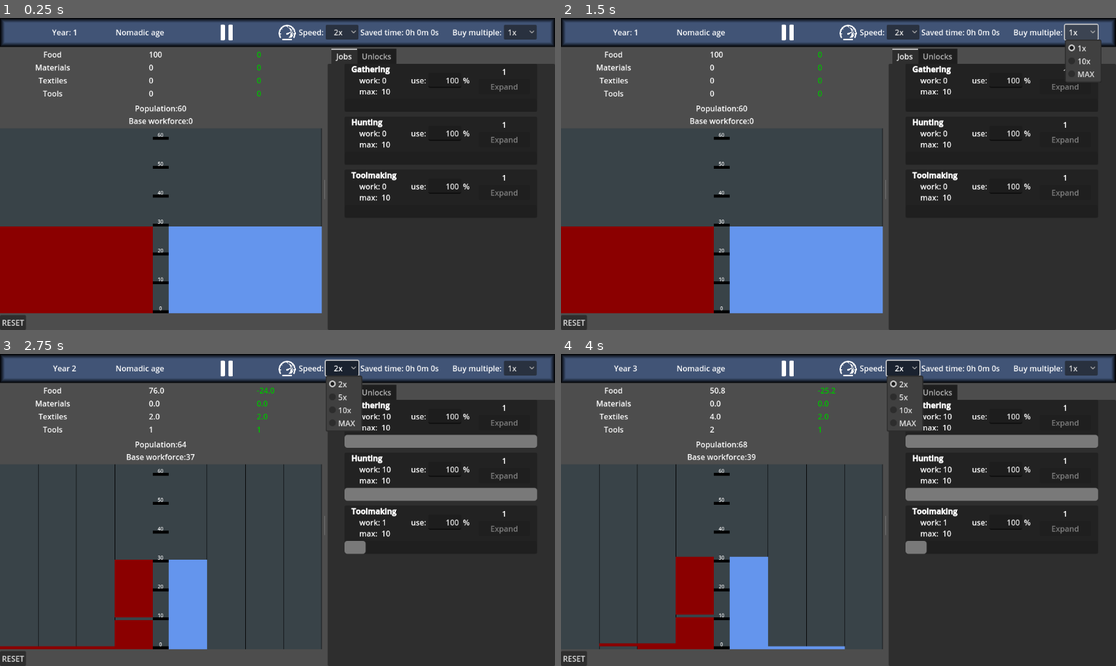
Above: before the commit, frames 1-4 (two rows, left to right).
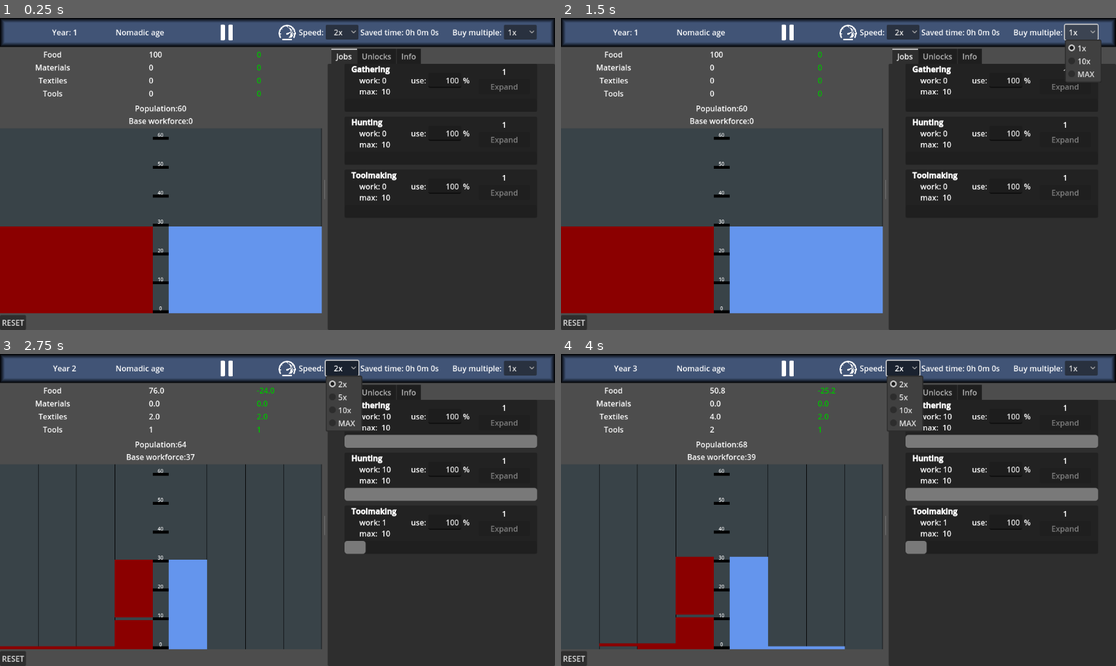
Above: after the commit, the same moments.

Repository: drahosh/bootstrap-civilization
Game: Godot game, scene res://main/main.tscn
Same seed, same stepped clock (60 frames per second), same inputs: the game is played once before the commit and once after it.
Inputs:
- Up to frame 1 (0.25 s): no input
- Up to frame 2 (1.5 s): click "2x" at 0.5 s; click "1x" at 1.25 s
- Up to frame 3 (2.75 s): click "2x" at 2 s
- Up to frame 4 (4 s): click "1x" at 2.75 s; click "2x" at 3.5 s

The runs differ from the first frame. In frame 1, 0.2% of the frame differs, in the area x 71-76%, y 9-15%; in frame 2, 0.2%; in frame 3, 0.2%; in frame 4, 0.2%.

Commit message:
info tab base
simple info tab, for pre-demo purposes

Diff:
--- /dev/null
+++ b/main/info_tab.tscn
@@ -0,0 +1,103 @@
+[gd_scene format=3 uid="uid://dgkftjh4cb68f"]
+
+[node name="InfoTab" type="TabContainer"]
+anchors_preset = 15
+anchor_right = 1.0
+anchor_bottom = 1.0
+grow_horizontal = 2
+grow_vertical = 2
+size_flags_horizontal = 3
+size_flags_vertical = 3
+current_tab = 4
+
+[node name="You" type="MarginContainer" parent="."]
+visible = false
+layout_mode = 2
+theme_override_constants/margin_left = 10
+theme_override_constants/margin_top = 10
+theme_override_constants/margin_right = 10
+theme_override_constants/margin_bottom = 0
+metadata/_tab_index = 0
+
+[node name="RichTextLabel" type="RichTextLabel" parent="You"]
+layout_mode = 2
+text = "Your conciousness begins.
+ You don't know what you are. You can sense, though you don't know how, some people.
+You realize you can influence them. You realize you are in them. Multiply them to increase your power."
+
+[node name="Resources" type="MarginContainer" parent="."]
+visible = false
+layout_mode = 2
+theme_override_constants/margin_left = 10
+theme_override_constants/margin_top = 10
+theme_override_constants/margin_right = 10
+theme_override_constants/margin_bottom = 0
+metadata/_tab_index = 1
+
+[node name="RichTextLabel" type="RichTextLabel" parent="Resources"]
+layout_mode = 2
+text = "The beings you're influencing can accumulate things.
+	Food - everyone person needs 1 per year. If they don't have enough, this increases their birth rate and death rate. By default, it decays at 10% per year.
+	Clothes - Having them reduces death rate by up to 10%.  Each person uses one unit per year. Only 10% of clothes used are destroyed.
+	Culture - immaterial resource representing the organisation of society. it naturally decays at the rate of 1% per year."
+
+[node name="Jobs" type="MarginContainer" parent="."]
+visible = false
+layout_mode = 2
+theme_override_constants/margin_left = 10
+theme_override_constants/margin_top = 10
+theme_override_constants/margin_right = 10
+theme_override_constants/margin_bottom = 0
+metadata/_tab_index = 2
+
+[node name="RichTextLabel" type="RichTextLabel" parent="Jobs"]
+layout_mode = 2
+text = "The people you control can do things. These are the things that produce and consume resources.
+Jobs are filled by workforce from top to bottom. You can drag and drop them to reorder them. (You can also drag and drop tabs to reorder them, including the job tab, though this doesn't do anything)
+You can also set maximum capacity percentage to be used.
+If you expand a job to size 10, you unlock capacity upgrades for that job. To unlock more upgrades, you need to research corresponding technologies.
+
+Jobs can have multipliers to capacity, input and output. These multipliers apply multiplicatively, meaning if a job has 3 upgrades, one increasing capacity by 10%, one by 20%, and one reducing it by 10%, the final capacity multiplier will be 1.1*1.2*0.9=1.188, increasing capacity by 18.8%"
+
+[node name="Upgrades" type="MarginContainer" parent="."]
+visible = false
+layout_mode = 2
+theme_override_constants/margin_left = 10
+theme_override_constants/margin_top = 10
+theme_override_constants/margin_right = 10
+theme_override_constants/margin_bottom = 0
+metadata/_tab_index = 3
+
+[node name="RichTextLabel" type="RichTextLabel" parent="Upgrades"]
+layout_mode = 2
+text = "Capacity upgrade increases capacity by 20%
+Other upgrades TBD"
+
+[node name="Tech" type="MarginContainer" parent="."]
+layout_mode = 2
+theme_override_constants/margin_left = 10
+theme_override_constants/margin_top = 10
+theme_override_constants/margin_right = 10
+theme_override_constants/margin_bottom = 0
+metadata/_tab_index = 4
+
+[node name="RichTextLabel" type="RichTextLabel" parent="Tech"]
+layout_mode = 2
+text = "You can teach your charges some new technology.
+If you enable the technology, they will spend resources over time, up to 10% of their amount per year, on this technology. If all resources are paid, they will attempt to learn it.
+ However, your success is not certain. If learning the technology fails, its costs are doubled, and its success chance increases by its base success chance.
+The increase in success chance remains through prestiges. The increase in cost does not."
+
+[node name="Prestige" type="MarginContainer" parent="."]
+visible = false
+layout_mode = 2
+theme_override_constants/margin_left = 10
+theme_override_constants/margin_top = 10
+theme_override_constants/margin_right = 10
+theme_override_constants/margin_bottom = 0
+metadata/_tab_index = 5
+
+[node name="RichTextLabel" type="RichTextLabel" parent="Prestige"]
+layout_mode = 2
+text = "This word means learning from this attempt and time-travelling to start again.
+You have limited capacity for knowledge to send back to yourself, so you need to chose carefully."
--- a/main/main.tscn
+++ b/main/main.tscn
@@ -10,6 +10,7 @@
 [ext_resource type="PackedScene" uid="uid://cs4ajdiks7qka" path="res://crises/crises.tscn" id="6_grrlh"]
 [ext_resource type="PackedScene" uid="uid://c18e0ly2b3ok3" path="res://upgrades/upgrades.tscn" id="6_kfbq2"]
 [ext_resource type="PackedScene" uid="uid://dk76a6xqsytv4" path="res://research/research_list.tscn" id="7_4dugh"]
+[ext_resource type="PackedScene" uid="uid://dgkftjh4cb68f" path="res://main/info_tab.tscn" id="11_bsumw"]
 
 [node name="Node2D" type="VBoxContainer"]
 anchors_preset = 15
@@ -107,3 +108,8 @@
 visible = false
 layout_mode = 2
 metadata/_tab_index = 1
+
+[node name="Info" parent="HSplitContainer/Clickables/TabContainer" instance=ExtResource("11_bsumw")]
+visible = false
+layout_mode = 2
+metadata/_tab_index = 2
Not shown: 1 places in main/main.tscn that only renumber resources
